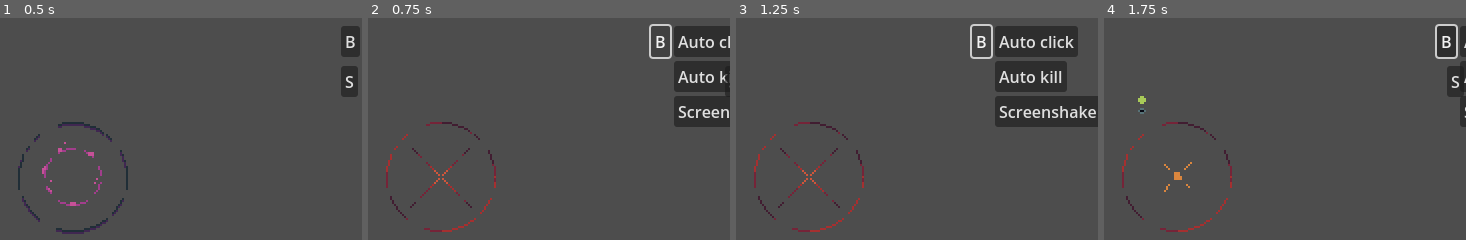
Above: before the commit, frames 1-4 (left to right).
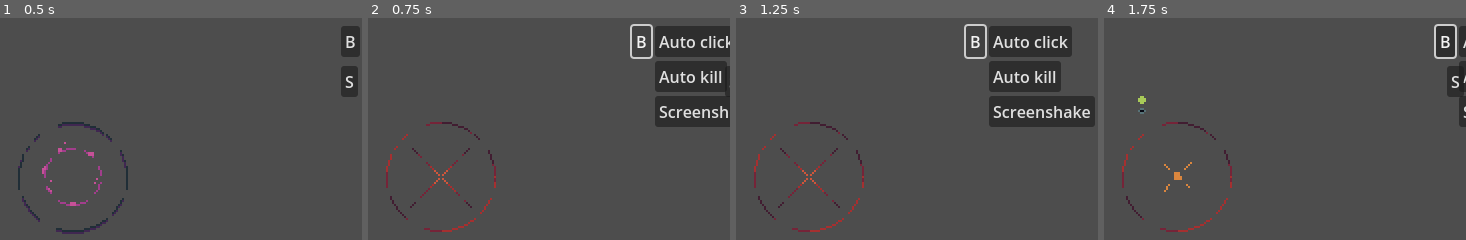
Above: after the commit, the same moments.

Repository: Jin9310/LudumDare55
Game: Godot game, scene res://NewGame/new_game.tscn
The game is run twice, just before and just after one commit, with the same random seed, the same clock (stepped at 60 frames per second) and the same inputs.
Inputs (mouse positions are in pixels of both pictures, inside the frame that each line leads up to):
- Up to frame 1 (0.5 s): no input
- Up to frame 2 (0.75 s): click "B" at 0.5 s
- Up to frame 3 (1.25 s): no input
- Up to frame 4 (1.75 s): tap Enter (ui_accept) at 1.25 s; drag from (1176, 175) to (1234, 104) at 1.27 s

Frame 1 is identical in both runs. In frame 2, 3.7% of the frame differs, in the area x 72-100%, y 2-50%; in frame 3, 3.8%, in the area x 62-100%, y 2-50%; in frame 4, 0.4%.

Commit message:
sum

Diff:
--- a/UI/StaticUpgrades_ui.gd
+++ b/UI/StaticUpgrades_ui.gd
@@ -12,7 +12,7 @@
 func show_hide_panel():
 	var tween: Tween = get_tree().create_tween()
 	if static_upgrades_panel == true:
-		tween.tween_property(%MarginContainer, "position", Vector2(431,0), 0.5)#.set_trans(Tween.TRANS_CUBIC)
+		tween.tween_property(%MarginContainer, "position", Vector2(200,0), 0.5)#.set_trans(Tween.TRANS_CUBIC)
 	else:
 		tween.tween_property(%MarginContainer, "position", Vector2(543,0), 0.5)
 
@@ -24,5 +24,5 @@
 	var tween: Tween = get_tree().create_tween()
 	if SpawnUpgradesUi.static_upgrades_panel == true:
 		tween.tween_property(%MarginContainer, "position", Vector2(580,0), 0.5)
-	elif StaticUpgradesUi.static_upgrades_panel == false:
+	elif SpawnUpgradesUi.static_upgrades_panel == false:
 		tween.tween_property(%MarginContainer, "position", Vector2(543,0), 0.5)
